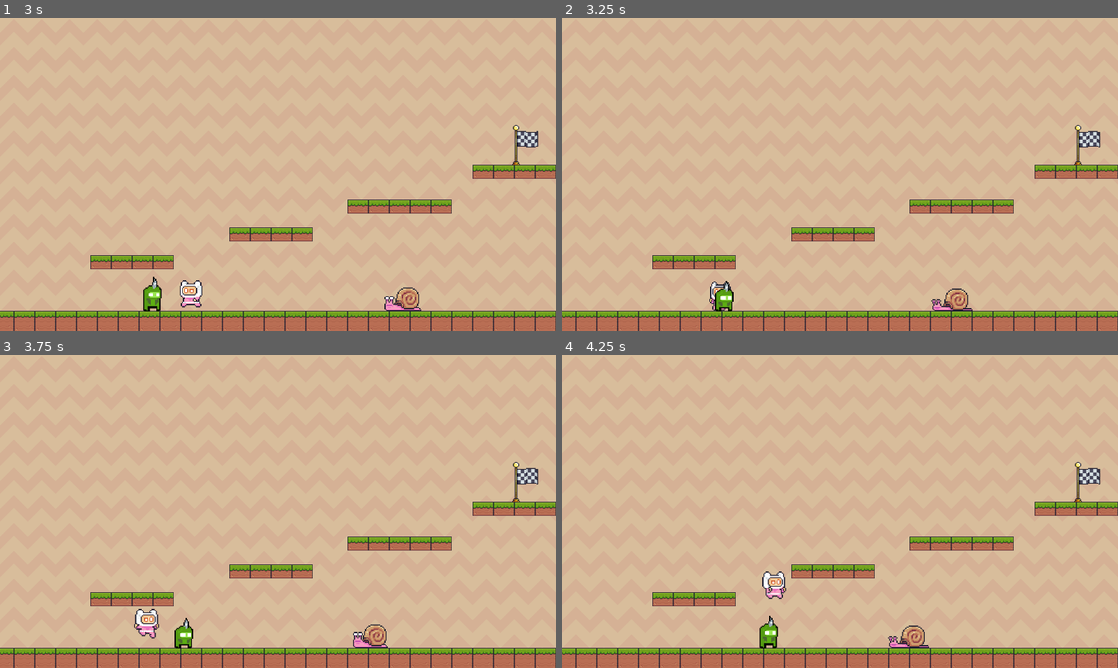
Above: before the commit, frames 1-4 (two rows, left to right).
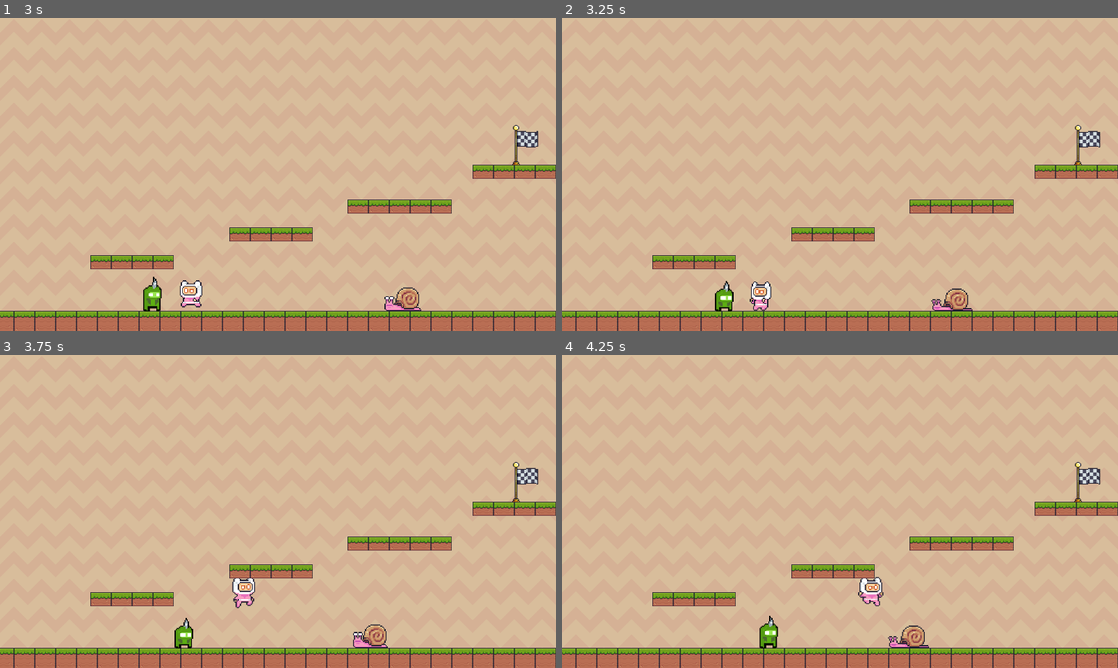
Above: after the commit, the same moments.

Repository: OVOAOVO/2DGame
Game: Godot game, scene res://Prefab/UI/开始界面.tscn
Two runs of this game, one before a commit and one after it. Both use one fixed random seed, a clock stepped at 60 frames per second and the inputs below.
Inputs:
- Up to frame 1 (3 s): click "开始游戏" at 0.5 s; hold D (right) 1.28-2.78 s; tap Space (jump) at 1.35, 1.52, 1.82, 2.1, 2.27, 2.57, 2.85 s; hold A (left) from 2.78 s (still down)
- Up to frame 2 (3.25 s): keep holding A (left)
- Up to frame 3 (3.75 s): release A (left) at 3.53 s; hold D (right) from 3.53 s (still down); tap Space (jump) at 3.6 s
- Up to frame 4 (4.25 s): keep holding D (right); tap Space (jump) at 3.77, 4.07 s

Frame 1 is identical in both runs. In frame 2, 0.4% of the frame differs, in the area x 26-38%, y 84-94%; in frame 3, 0.6%, in the area x 24-46%, y 71-91%; in frame 4, 0.6%.

Commit message:
玩家收击后退

Diff:
--- /dev/null
+++ b/GDScripts/玩家/玩家所有移动.gd
@@ -0,0 +1,51 @@
+extends CharacterBody2D
+
+@export var SPEED: float = 300.0
+@export var JUMP_VELOCITY: float = -850.0
+
+signal move_state_changed(is_running, is_jumping, is_falling, velocity, direction)
+
+@onready var hurtbox = $Area2D
+
+var knockback := Vector2.ZERO
+var knock_time := 0.0
+
+func _on_knockback(dir: Vector2, force: float):
+	knockback = dir * force
+	knock_time = 0.15
+
+func _ready():
+	hurtbox.hit_knockback.connect(_on_knockback)
+
+func _physics_process(delta):
+
+	var direction = Input.get_axis("left", "right")
+
+	# 👉 如果在击退中，优先使用击退
+	if knock_time > 0:
+		velocity = knockback
+		knock_time -= delta
+	else:
+		# 移动
+		if direction:
+			velocity.x = direction * SPEED
+		else:
+			velocity.x = move_toward(velocity.x, 0, SPEED)
+
+		# 跳
+		if Input.is_action_just_pressed("jump") and is_on_floor():
+			velocity.y = JUMP_VELOCITY
+
+		# 重力
+		if not is_on_floor():
+			velocity += get_gravity() * delta
+
+	move_and_slide()
+
+	# 👉 把状态丢出去
+	emit_signal("move_state_changed",
+		abs(velocity.x) > 1,
+		velocity.y < 0,
+		velocity.y > 0 and not is_on_floor(),
+		direction
+	)
--- a/GDScripts/玩家/玩家收击与碰撞.gd
+++ b/GDScripts/玩家/玩家收击与碰撞.gd
@@ -1,6 +1,9 @@
 extends Area2D
 
 signal touch_enemy
+signal hit_knockback(knock_dir: Vector2, force: float)
+
+@export var knock_force := 400.0
 
 func _ready() -> void:
 	area_entered.connect(_on_area_entered)
@@ -10,3 +13,6 @@
 	if area.is_in_group("Enemy"):
 		print("Enemy碰到玩家了")
 		emit_signal("touch_enemy")
+		# 新信号（击退）
+		var dir = (global_position - area.global_position).normalized()
+		emit_signal("hit_knockback", dir, knock_force)
--- a/GDScripts/玩家/玩家移动.gd
+++ /dev/null
@@ -1,34 +0,0 @@
-extends CharacterBody2D
-
-@export var SPEED: float = 300.0
-@export var JUMP_VELOCITY: float = -850.0
-
-signal move_state_changed(is_running, is_jumping, is_falling, velocity, direction)
-
-func _physics_process(delta):
-
-	var direction = Input.get_axis("left", "right")
-
-	# 移动
-	if direction:
-		velocity.x = direction * SPEED
-	else:
-		velocity.x = move_toward(velocity.x, 0, SPEED)
-
-	# 跳
-	if Input.is_action_just_pressed("jump") and is_on_floor():
-		velocity.y = JUMP_VELOCITY
-
-	# 重力
-	if not is_on_floor():
-		velocity += get_gravity() * delta
-
-	move_and_slide()
-
-	# 👉 把状态丢出去
-	emit_signal("move_state_changed",
-		abs(velocity.x) > 1,
-		velocity.y < 0,
-		velocity.y > 0 and not is_on_floor(),
-		direction
-	)
--- a/Prefab/角色/玩家角色.tscn
+++ b/Prefab/角色/玩家角色.tscn
@@ -1,6 +1,6 @@
 [gd_scene format=3 uid="uid://d2uya3qr2qn0f"]
 
-[ext_resource type="Script" uid="uid://bmos3pw0xkf34" path="res://GDScripts/玩家/玩家移动.gd" id="1_nfgnx"]
+[ext_resource type="Script" uid="uid://bmos3pw0xkf34" path="res://GDScripts/玩家/玩家所有移动.gd" id="1_nfgnx"]
 [ext_resource type="Texture2D" uid="uid://d0fgk3fhyal7f" path="res://Assets/images/Pink Man/Fall (32x32).png" id="1_qvoa7"]
 [ext_resource type="Texture2D" uid="uid://v1kmxdsi3t81" path="res://Assets/images/Pink Man/Idle (32x32).png" id="1_uyb8x"]
 [ext_resource type="Texture2D" uid="uid://dp8iko0a7ma5f" path="res://Assets/images/Pink Man/Jump (32x32).png" id="3_un6cx"]
@@ -264,8 +264,10 @@
 [node name="AnimatedSprite2D" type="AnimatedSprite2D" parent="." unique_id=1597771471]
 scale = Vector2(0.5, 0.5)
 sprite_frames = SubResource("SpriteFrames_78025")
-animation = &"Fall"
+animation = &"Touch_Enemy"
 autoplay = "Idle"
+frame = 6
+frame_progress = 1.0
 script = ExtResource("6_csbx2")
 
 [node name="CollisionShape2D" type="CollisionShape2D" parent="." unique_id=392394083]
Renamed: GDScripts/玩家/玩家移动.gd.uid -> GDScripts/玩家/玩家所有移动.gd.uid
